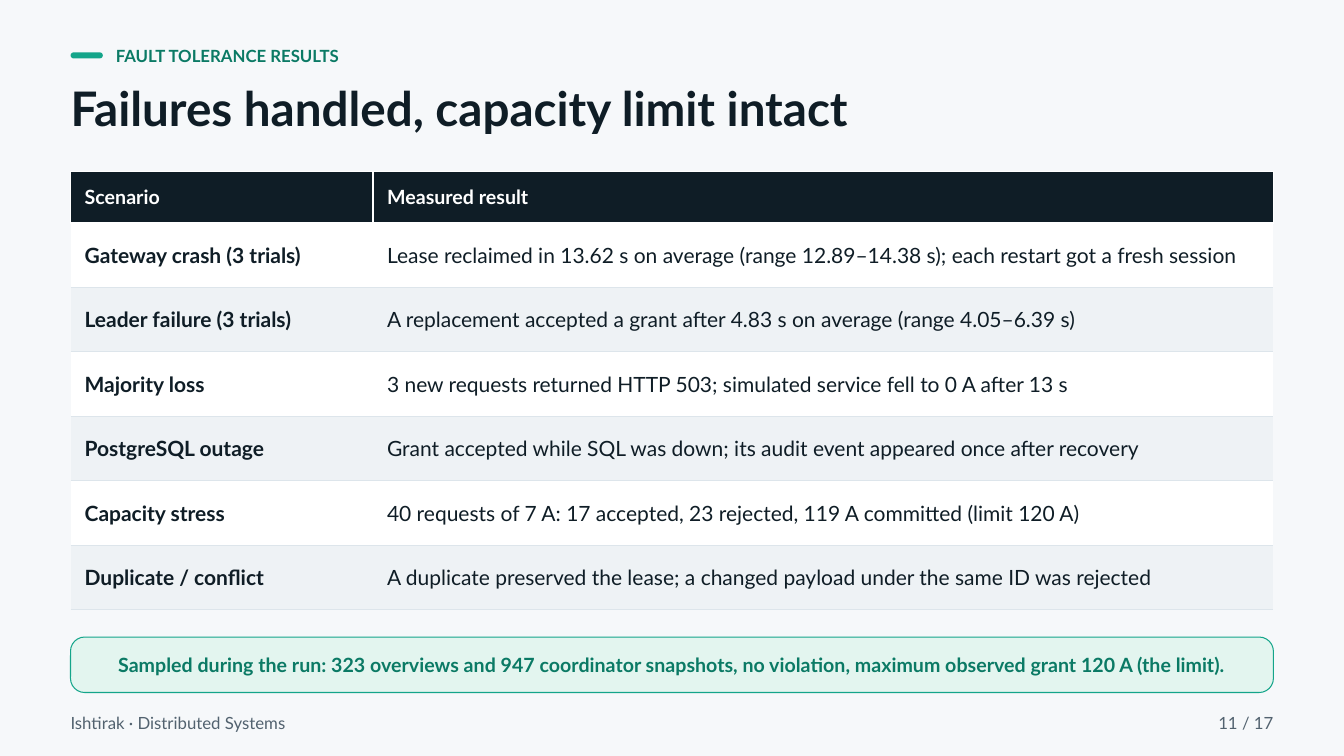
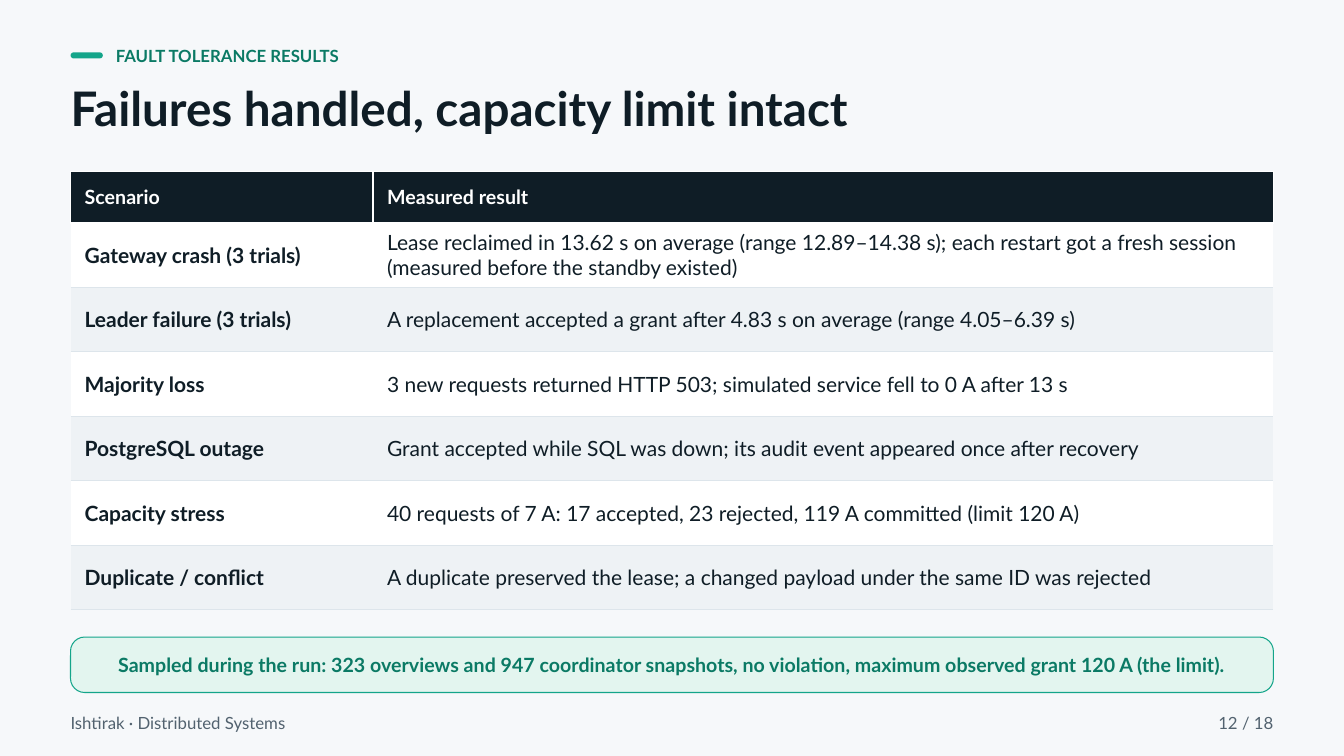
Before and after one commit to Roy-r2004/Ishtirak, a slide deck: slide 12 of docs/Ishtirak_Presentation.pptx (slide 11 before the commit). Drawn at 1344x756 pixels with LibreOffice and Linux fonts; fonts in the diff are those of the drawing. Boxes give left, top, right and bottom in pixels: in the first picture for what was removed or moved away, otherwise in the second. Text is boxed around its words. In the diff, an @@ line names an element or a change of style, - is before the commit and + after.

Commit message:
Deck: add a gateway standby slide (18 slides) and mark pre-standby measurements
The doctor's concern about a single gateway per building now has its own
slide: the takeover timeline (primary's last renewal, 12 s hold, standby
granted at about 14 s), why it is safe, and the honest limits (12 to 15 s
gap, gateways only, tested in simulation and not yet on the Docker stack).
The gateway-crash measurement is labelled as taken before the standby
existed. README and report updated to match.

```diff
--- a/docs/Ishtirak_Presentation.pptx
+++ b/docs/Ishtirak_Presentation.pptx
@@ table at [71, 171, 1273, 610] @@
-row 2, column 2: Lease reclaimed in 13.62 s on average (range 12.89–14.38 s); each restart got a fresh session
+row 2, column 2: Lease reclaimed in 13.62 s on average (range 12.89–14.38 s); each restart got a fresh session (measured before the standby existed)
@@ text at [1218, 717, 1273, 729]: text changed @@
-11 / 17
+12 / 18
```
Also in this commit, not shown: 15 other slides changed, 1 slide added, 3 other files.
